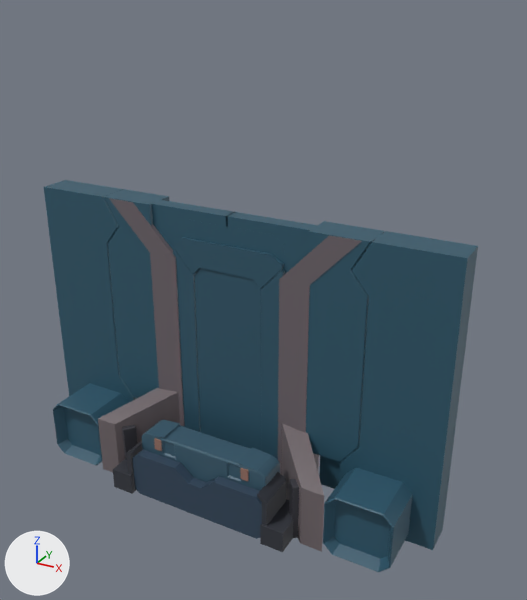
Renders of the Blender file asset/portal/tille.blend from each side of a commit.
Both versions are drawn from a 50 mm camera at (4.51, -6.41, 4.75) aimed at (0.51, 0.85, 1.12). Arrows for +X, +Y and +Z are at lower left; the lights stay in place.

The first picture shows 'Куб.001', 'Куб.002', 'Куб.003', 'Куб.004', 'Куб.005', 'Куб.006', 'Куб.007', 'Куб.008', 'Куб.009', 'Куб.010'.
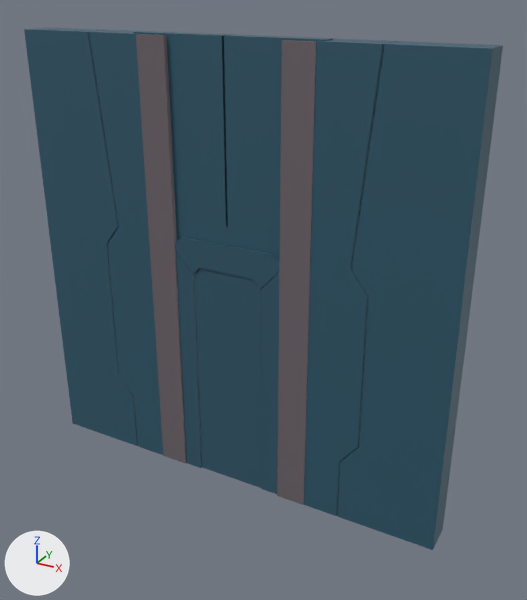
What differs and where, as boxes [x1, y1, x2, y2] in the pictures (527 x 600 px; the box of a moved part takes in the faces that stretch with it):
'Куб.010', reshaped (10% wider, 41% taller)
    before: [44, 180, 478, 550]
    after: [24, 28, 503, 550]
'Куб.008', reshaped
    before: [109, 198, 362, 475]
    after: [136, 34, 316, 505]
'Куб.009', hidden (blue)
    before: [53, 383, 412, 572]
'Куб.007', hidden
    before: [98, 388, 324, 552]
'Куб.001', hidden (blue)
    before: [132, 449, 262, 539]
'Куб.002', hidden (blue)
    before: [142, 420, 280, 490]
'Куб.005', hidden (black)
    before: [113, 441, 294, 552]
'Куб.006', hidden (black)
    before: [122, 425, 299, 538]
'Куб.003', hidden
    before: [154, 438, 249, 481]
part 1 of me_куб_008, moved or reshaped
    before: [109, 198, 362, 285]
    after: [136, 34, 316, 285]

Edits to the bpy script that builds the scene:
```text
Change me_куб_008:
    where me_куб_008.from_pydata(...)  # 16 vertices, 12 faces; spans x -1.0..4.11, y -1.29..1.0, z -1.0..2.86
    used by ob_куб_008; location = (0.96, 1.06, -0.75); scale = (0.2, 0.2, 1.0)
    before: 9 (2.13, -1.28, 2.86) at pixel (329, 235), 11 (2.13, 1.0, 2.86) at pixel (345, 224), 13 (4.11, -1.28, 2.86) at pixel (362, 241), 15 (4.11, 1.0, 2.86) at pixel (376, 229)
    me_куб_008 part 1
    add for i in [9, 11, 13, 15]: me_куб_008.vertices[i].co += Vector((-3.11, 0.0, 2.05))
Change me_куб_010:
    used by ob_куб_010; location = (2.2, 1.0, -0.75)
    remove me_куб_010.from_pydata(...)  # 161 vertices, 131 faces; spans x -2.22..0.74, y -0.19..0.24, z -1.0..2.87
    add me_куб_010.from_pydata(...)  # 166 vertices, 134 faces; spans x -2.22..0.74, y -0.19..0.24, z -1.0..4.93
    me_куб_010 part 2
    19 vertices are removed from x -2.22..0.74, y -0.19..0.24, z -0.16..2.87
    33 faces are deleted
    4 vertices in x -0.88..0.24, y -0.08..0.1, z -0.66 move by (0.0, 0.0, -0.34)
    6 vertices move from x -0.56..-0.54, y -0.19..0.24, z -1.0..-0.12 to x -0.55..-0.53, y -0.19..0.24, z -1.0..-0.12
    18 vertices are added at x -2.22..0.74, y -0.19..0.24, z -1.0..4.93
    6 new vertices lie (0.22, 0.0, 2.44) away from vertices in x -0.56..-0.52, y -0.19..0.24, z 2.48
    36 new faces join them
Change ob_куб_001:
    add ob_куб_001.hide_set(True)
Change ob_куб_002:
    add ob_куб_002.hide_set(True)
Change ob_куб_003:
    add ob_куб_003.hide_set(True)
Change ob_куб_005:
    add ob_куб_005.hide_set(True)
Change ob_куб_006:
    add ob_куб_006.hide_set(True)
Change ob_куб_007:
    add ob_куб_007.hide_set(True)
Change ob_куб_009:
    add ob_куб_009.hide_set(True)
```
